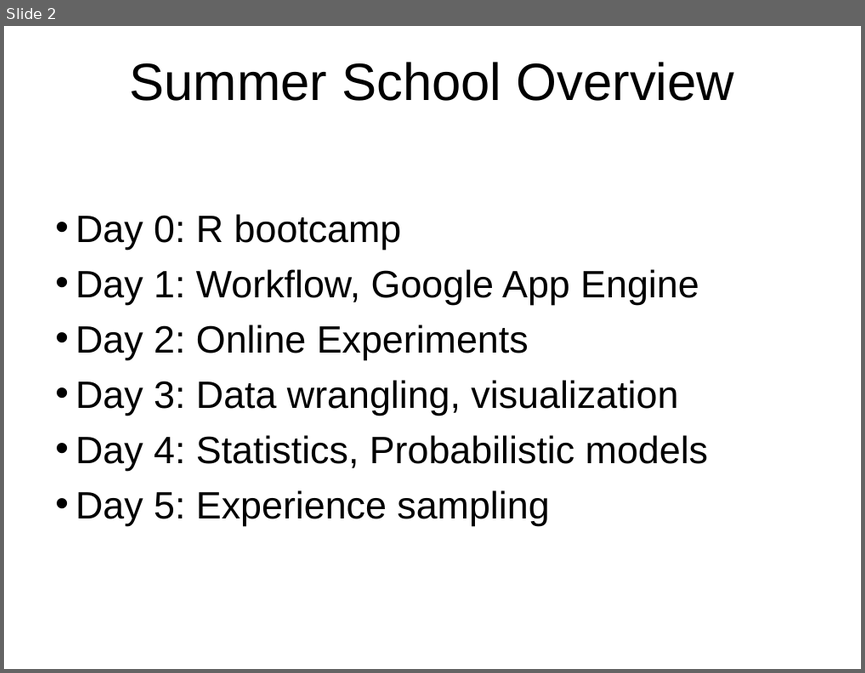
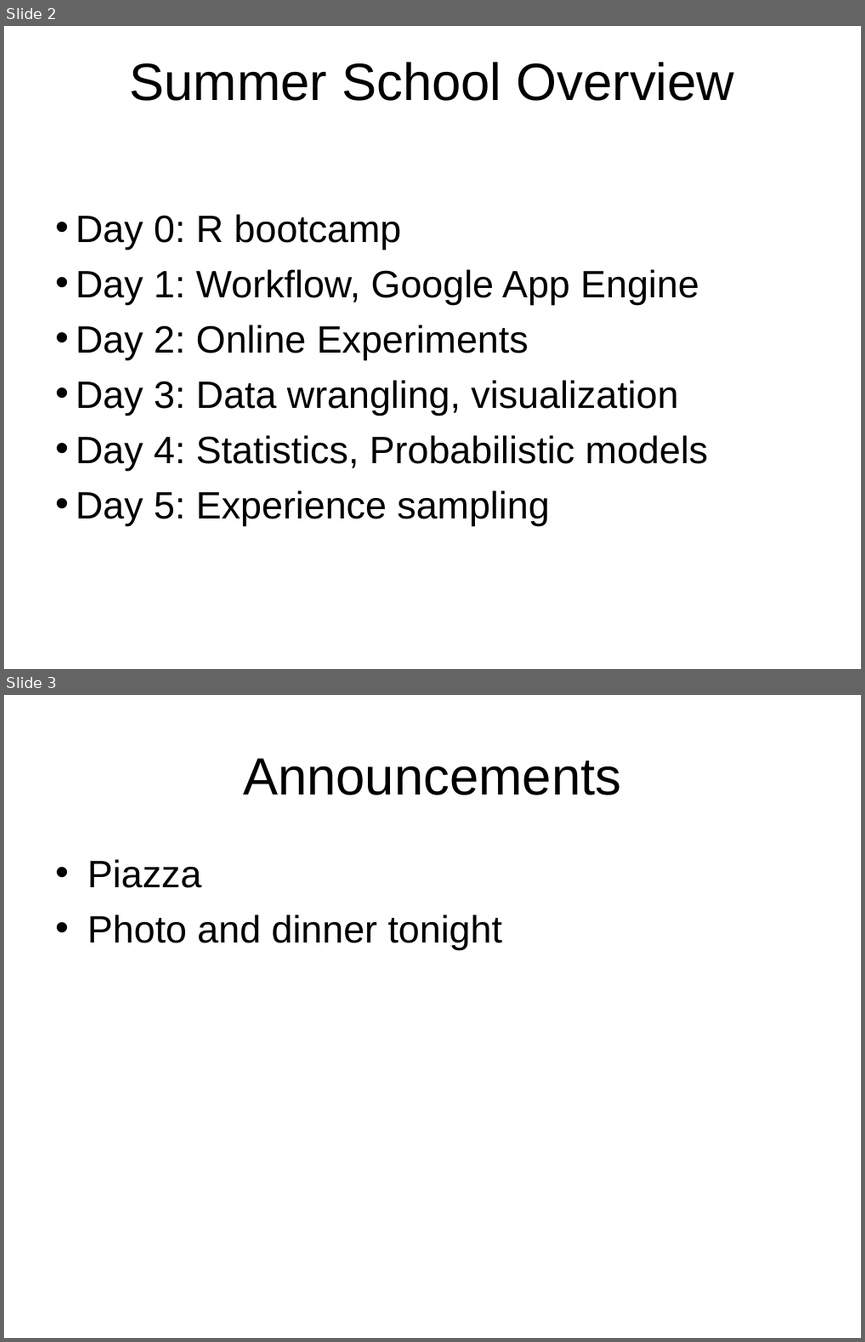
Before and after one commit to cskemp/chdss2019_content, a slide deck: day1/slides/part1_git.ppt. Shown one above the other, each under a label of ours: slide 2 before the commit, slides 2 and 3 after it. The pictures are 865x673 and 865x1342 pixels, drawn with LibreOffice and Linux fonts; fonts in the diff are those of the drawing. Boxes give left, top, right and bottom in pixels: in the first picture for what was removed or moved away, otherwise in the second. Text is boxed around its words. In the diff, an @@ line names an element or a change of style, - is before the commit and + after.

```diff
--- a/day1/slides/part1_git.ppt
+++ b/day1/slides/part1_git.ppt
@@ slide 3 added at [4, 695, 861, 1338], background #FFFFFF @@
@@ title added at [243, 758, 621, 795], 44 pt, text #000000 @@
+Announcements
@@ text added at [87, 859, 502, 950], 32 pt, text #000000 @@
+• Piazza
+• Photo and dinner tonight
```
Also in this commit, not shown: 2 slides changed, 12 other slides added, 4 slides removed, 4 other files.
